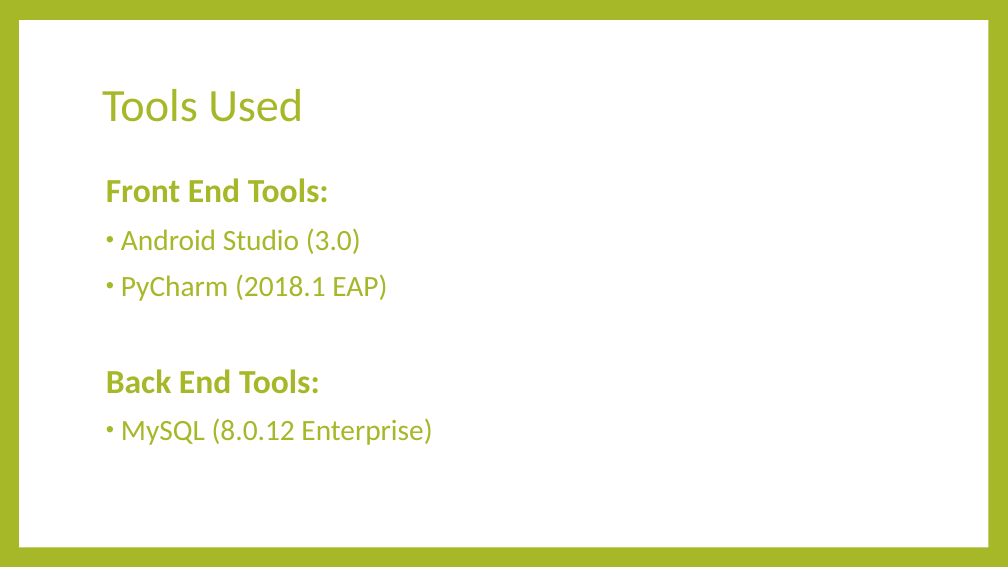
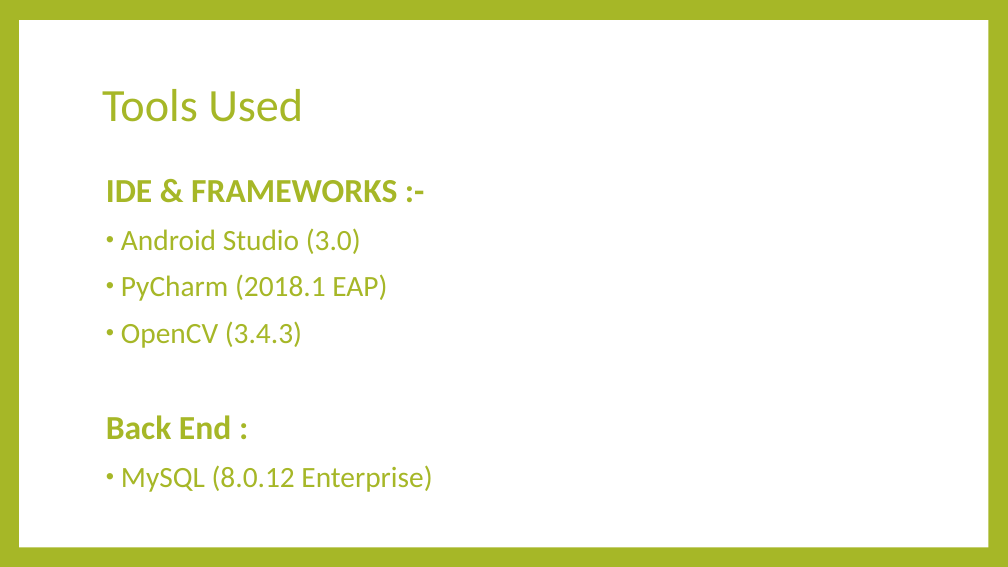
Before and after one commit to krrysis/Project, a slide deck: slide 7 of PPT/Leaf Disease Detection Using Image processing.pptx. Drawn at 1008x567 pixels with LibreOffice and Linux fonts; fonts in the diff are those of the drawing. Boxes give left, top, right and bottom in pixels: in the first picture for what was removed or moved away, otherwise in the second. Text is boxed around its words. In the diff, an @@ line names an element or a change of style, - is before the commit and + after.

Commit message:
changed ppt

```diff
--- a/PPT/Leaf Disease Detection Using Image processing.pptx
+++ b/PPT/Leaf Disease Detection Using Image processing.pptx
@@ text at box(106, 180, 397, 203): text changed @@
-Front End Tools:
+IDE & FRAMEWORKS :-
@@ text at box(106, 321, 302, 440): text changed; size 32 to 28 pt; bold off @@
-Back End Tools:
+• OpenCV (3.4.3)
+Back End :
```
Also in this commit, not shown: 1 other slide changed.
